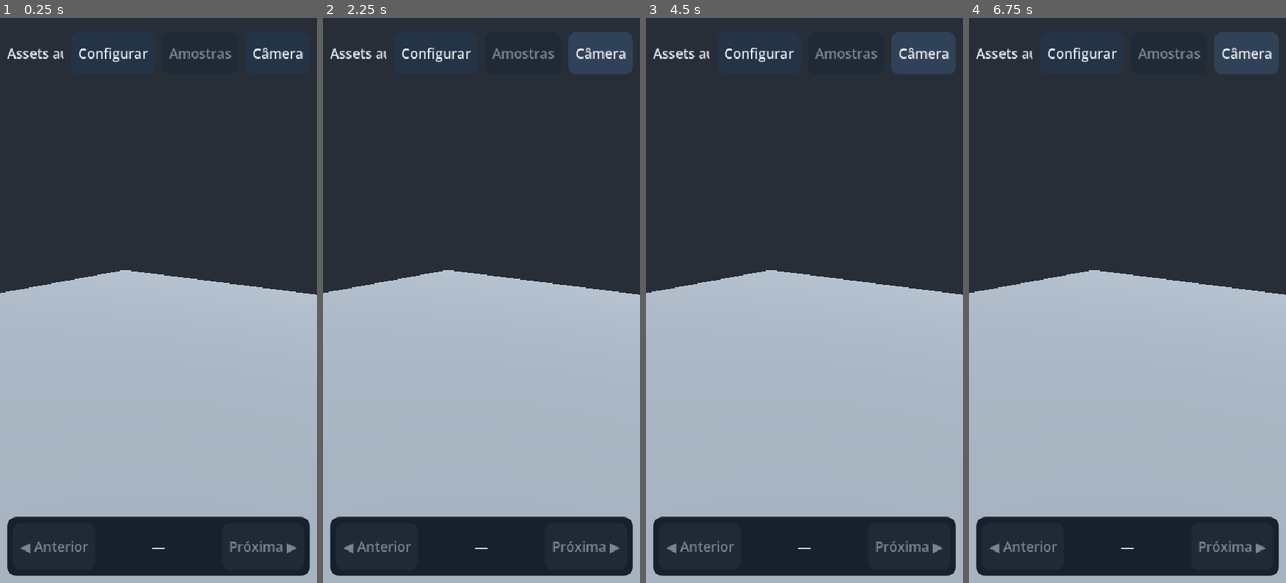
Above: before the commit, frames 1-4 (left to right).
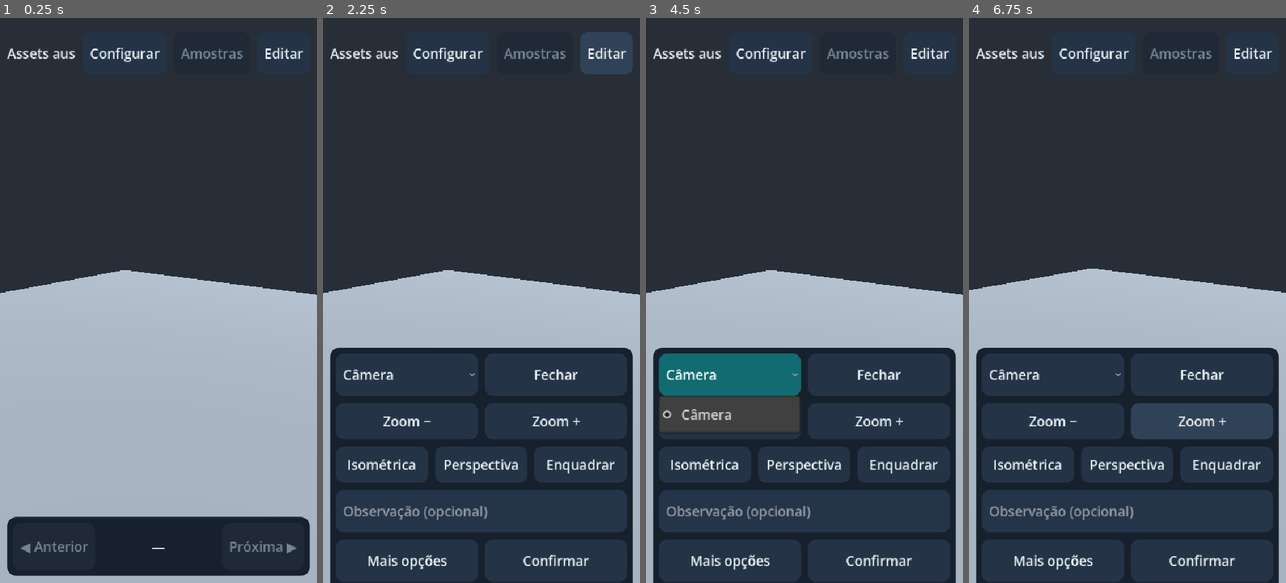
Above: after the commit, the same moments.

Repository: pabloerlis/MyGame
Game: Godot game, scene res://lab/lab_room.tscn
The game is run twice, just before and just after one commit, with the same random seed, the same clock (stepped at 60 frames per second) and the same inputs.
Inputs (mouse positions are in pixels of both pictures, inside the frame that each line leads up to):
- Up to frame 1 (0.25 s): no input
- Up to frame 2 (2.25 s): click "Configurar" at 0.5 s; click "Voltar à sala" at 1.25 s; click (601, 51) at 2 s, where only the run before the commit has a clickable "Câmera"
- Up to frame 3 (4.5 s): click (928, 51) at 2.75 s, where only the run after the commit has a clickable "Editar"; click (924, 51) at 3.5 s, where only the run before the commit has a clickable "Câmera"; click "Câmera" at 4.25 s
- Up to frame 4 (6.75 s): click (1203, 373) at 5 s, where only the run after the commit has a clickable "Fechar"; click (1251, 51) at 5.75 s, where only the run after the commit has a clickable "Editar"; click "Câmera" (after the commit: "Zoom +") at 6.5 s

The runs differ from the first frame. In frame 1, 0.7% of the frame differs, in the area x 20-96%, y 5-8%; in frame 2, 36%; in frame 3, 36%; in frame 4, 36%, in the area x 0-100%, y 2-100%.

Commit message:
feat(lab): contextual mobile controls and confirmed feedback outbox (alpha.25)

Diff:
--- a/game/lab/lab_room.gd
+++ b/game/lab/lab_room.gd
@@ -12,6 +12,17 @@
 var demo_entries: Array = []
 var demo_gallery_button: Button
 var demo_closeup: Button
+var quick_panel: PanelContainer
+var quick_body: VBoxContainer
+var quick_target: OptionButton
+var quick_notes: LineEdit
+var quick_status: Label
+var quick_before := {}
+var quick_token: LineEdit
+var quick_request: HTTPRequest
+var quick_outbox: Array = []
+var quick_pending_id := ""
+const QUICK_OUTBOX := "user://confirmed-feedback-v1.json"
 var isometric_view := false
 var fine_grip: CheckButton
 var demo_position_key := ""
@@ -224,6 +235,7 @@
 	_load_context_ik_profiles()
 	_load_warp_profiles()
 	_load_reviews()
+	_load_quick_outbox()
 	var file := FileAccess.open("res://assets/runtime/catalog.json", FileAccess.READ)
 	if file == null:
 		status.text = "Assets ausentes. Execute o pipeline de aquisição."
@@ -304,15 +316,9 @@
 	demo_gallery.hide()
 	demo_gallery.item_selected.connect(_choose_demo_gallery)
 	var reset := Button.new()
-	reset.text = "Câmera"
+	reset.text = "Editar"
 	top.add_child(reset)
-	reset.pressed.connect(func():
-		yaw = 0.65
-		pitch = 0.24
-		focus = item_focus if item_mode else Vector3(0, 1, 0)
-		distance = item_distance if item_mode else 4.0
-		_update_camera()
-	)
+	reset.pressed.connect(_open_quick_menu)
 	# Persistent transport: independent of the collapsible catalog.
 	var nav := PanelContainer.new()
 	root.add_child(nav)
@@ -344,6 +350,7 @@
 	next_button.disabled = true
 	nav_row.add_child(next_button)
 	next_button.pressed.connect(func(): _step_clip(1))
+	_create_quick_menu(root)
 	# Separate full-screen settings page. The 3D room is never reloaded.
 	catalog_panel = PanelContainer.new()
 	root.add_child(catalog_panel)
@@ -685,6 +692,8 @@
 	parent.add_child(hint)
 
 func _set_settings(open: bool) -> void:
+	if open and is_instance_valid(quick_panel):
+		quick_panel.hide()
 	var was_open := settings_open
 	settings_open = open
 	if not open:
@@ -1764,6 +1773,18 @@
 	add.text = "Registrar teste atual"
 	parent.add_child(add)
 	add.pressed.connect(_record_review)
+	var token_hint := Label.new()
+	token_hint.text = "Envio GitHub: token fine-grained do MyGame com Issues: Read and write. Só fica nesta sessão."
+	token_hint.autowrap_mode = TextServer.AUTOWRAP_WORD_SMART
+	parent.add_child(token_hint)
+	quick_token = LineEdit.new()
+	quick_token.secret = true
+	quick_token.placeholder_text = "Token de sessão (opcional)"
+	parent.add_child(quick_token)
+	var send := Button.new()
+	send.text = "Enviar próxima edição confirmada"
+	parent.add_child(send)
+	send.pressed.connect(_send_quick_feedback)
 	var export := Button.new()
 	export.text = "Exportar JSON"
 	parent.add_child(export)
@@ -2893,3 +2914,226 @@
 	_apply_context_scale()
 	_refresh_scale_controls(1)
 	_replay()
+
+# Contextual mobile editing: preview in the room, explicit confirmation for transmission.
+func _create_quick_menu(root: Control) -> void:
+	quick_panel = PanelContainer.new()
+	root.add_child(quick_panel)
+	quick_panel.set_anchors_and_offsets_preset(Control.PRESET_BOTTOM_WIDE)
+	quick_panel.offset_left = 12
+	quick_panel.offset_right = -12
+	quick_panel.offset_top = -400
+	quick_panel.offset_bottom = -16
+	var layout := VBoxContainer.new()
+	quick_panel.add_child(layout)
+	var header := HBoxContainer.new()
+	layout.add_child(header)
+	quick_target = OptionButton.new()
+	quick_target.size_flags_horizontal = Control.SIZE_EXPAND_FILL
+	header.add_child(quick_target)
+	quick_target.item_selected.connect(func(_index): _rebuild_quick_controls())
+	_quick_button(header, "Fechar", _close_quick_menu)
+	quick_body = VBoxContainer.new()
+	layout.add_child(quick_body)
+	quick_notes = LineEdit.new()
+	quick_notes.placeholder_text = "Observação (opcional)"
+	layout.add_child(quick_notes)
+	var actions := HBoxContainer.new()
+	layout.add_child(actions)
+	_quick_button(actions, "Mais opções", func():
+		_close_quick_menu()
+		_set_settings(true)
+	)
+	_quick_button(actions, "Confirmar", _confirm_quick_feedback)
+	quick_status = Label.new()
+	quick_status.autowrap_mode = TextServer.AUTOWRAP_WORD_SMART
+	layout.add_child(quick_status)
+	quick_panel.hide()
+	quick_request = HTTPRequest.new()
+	quick_request.timeout = 25.0
+	add_child(quick_request)
+	quick_request.request_completed.connect(_quick_response)
+
+func _quick_button(parent: Control, title: String, action: Callable) -> Button:
+	var button := Button.new()
+	button.text = title
+	button.custom_minimum_size.y = 62
+	button.size_flags_horizontal = Control.SIZE_EXPAND_FILL
+	parent.add_child(button)
+	button.pressed.connect(action)
+	return button
+
+func _open_quick_menu() -> void:
+	if quick_panel.visible:
+		_close_quick_menu()
+		return
+	quick_before = _review_entry()
+	quick_notes.text = ""
+	quick_target.clear()
+	quick_target.add_item("Câmera", 0)
+	if item_mode:
+		quick_target.add_item("Peça", 4)
+	else:
+		if is_instance_valid(player):
+			quick_target.add_item("Movimento", 1)
+		if is_instance_valid(grip):
+			quick_target.add_item("Equipamento", 2)
+		if is_instance_valid(context_root):
+			quick_target.add_item("Objeto", 3)
+	quick_target.select(0)
+	_rebuild_quick_controls()
+	quick_status.text = "%d confirmações pendentes" % quick_outbox.size()
+	hud_nav.hide()
+	quick_panel.show()
+
+func _close_quick_menu() -> void:
+	quick_panel.hide()
+	hud_nav.visible = not settings_open
+
+func _quick_row() -> HBoxContainer:
+	var row := HBoxContainer.new()
+	quick_body.add_child(row)
+	return row
+
+func _rebuild_quick_controls() -> void:
+	for child in quick_body.get_children():
+		quick_body.remove_child(child)
+		child.queue_free()
+	var target := quick_target.get_selected_id()
+	var row := _quick_row()
+	match target:
+		0:
+			_quick_button(row, "Zoom −", func(): _quick_zoom(1.2))
+			_quick_button(row, "Zoom +", func(): _quick_zoom(1.0 / 1.2))
+			row = _quick_row()
+			_quick_button(row, "Isométrica", func():
+				if not item_mode:
+					isometric_view = true
+					yaw = PI / 4.0
+					pitch = atan(1.0 / sqrt(2.0))
+					_update_camera()
+			)
+			_quick_button(row, "Perspectiva", func():
+				isometric_view = false
+				_update_camera()
+			)
+			_quick_button(row, "Enquadrar", func():
+				focus = item_focus if item_mode else Vector3(0, 1, 0)
+				distance = item_distance if item_mode else 4.0
+				_update_camera()
+			)
+		1:
+			_quick_button(row, "Pausar", func(): player.pause())
+			_quick_button(row, "Reproduzir", _replay)
+			row = _quick_row()
+			_quick_button(row, "− 1 quadro", _step_time.bind(-1))
+			_quick_button(row, "+ 1 quadro", _step_time.bind(1))
+		2, 3, 4:
+			var axis := OptionButton.new()
+			for label in (["X", "Y", "Z", "Rot. X", "Rot. Y", "Rot. Z"] if target == 2 else ["X", "Y", "Z"]):
+				axis.add_item(label)
+			row.add_child(axis)
+			axis.size_flags_horizontal = Control.SIZE_EXPAND_FILL
+			_quick_button(row, "−", _quick_nudge.bind(target, axis, -1))
+			_quick_button(row, "+", _quick_nudge.bind(target, axis, 1))
+			row = _quick_row()
+			_quick_button(row, "Tamanho −", _quick_scale.bind(target, 0.95))
+			_quick_button(row, "Tamanho +", _quick_scale.bind(target, 1.05))
+
+func _quick_zoom(factor: float) -> void:
+	distance = clampf(distance * factor, 0.15, 12.0)
+	_update_camera()
+
+func _quick_nudge(target: int, axis: OptionButton, direction: int) -> void:
+	if target == 2:
+		axis_picker.select(axis.selected)
+		fine_grip.button_pressed = true
+		_adjust_grip(direction)
+	elif target == 3:
+		context_axis.select(axis.selected)
+		_adjust_context(direction)
+	elif target == 4:
+		var picker: OptionButton = scale_controls[0]["axis"]
+		picker.select(axis.selected + 1)
+		var scale_now := _object_scale(item_index)
+		_set_object_scale(scale_now[axis.selected] * 100.0 + direction * 1.0, 0)
+
+func _quick_scale(target: int, factor: float) -> void:
+	if target == 2 and is_instance_valid(grip):
+		_set_equipped_scale(grip.scale.x * factor * 100.0)
+	elif target in [3, 4]:
+		var index := 1 if target == 3 else 0
+		var picker: OptionButton = scale_controls[index]["axis"]
+		picker.select(0)
+		var scale_now := _object_scale(_scale_record_index(index))
+		_set_object_scale(scale_now.x * factor * 100.0, index)
+
+func _load_quick_outbox() -> void:
+	if FileAccess.file_exists(QUICK_OUTBOX):
+		var value: Variant = JSON.parse_string(FileAccess.get_file_as_string(QUICK_OUTBOX))
+		if value is Array:
+			quick_outbox = value
+
+func _save_quick_outbox() -> bool:
+	var file := FileAccess.open(QUICK_OUTBOX, FileAccess.WRITE)
+	if file == null:
+		return false
+	file.store_string(JSON.stringify(quick_outbox))
+	file.close()
+	return true
+
+func _confirm_quick_feedback() -> void:
+	var after := _review_entry()
+	after["notes"] = quick_notes.text
+	var id := Crypto.new().generate_random_bytes(16).hex_encode()
+	var entry := {"schemaVersion": 1, "id": id, "before": quick_before.duplicate(true), "after": after}
+	quick_outbox.append(entry)
+	if not _save_quick_outbox():
+		quick_outbox.pop_back()
+		quick_status.text = "Falha ao salvar confirmação."
+		return
+	quick_before = after
+	quick_notes.text = ""
+	quick_status.text = "Confirmado. %d na fila." % quick_outbox.size()
+	if is_instance_valid(quick_token) and not quick_token.text.strip_edges().is_empty():
+		_send_quick_feedback()
+	else:
+		quick_status.text += " Configure o envio em Revisão."
+
+func _send_quick_feedback() -> void:
+	if not quick_pending_id.is_empty():
+		return
+	if quick_outbox.is_empty():
+		review_status.text = "Nenhuma confirmação pendente."
+		return
+	var token := quick_token.text.strip_edges()
+	if token.is_empty() or token.contains("\n") or token.contains("\r"):
+		review_status.text = "Informe um token válido na sessão."
+		return
+	var entry: Dictionary = quick_outbox[0]
+	var body := "Feedback confirmado no MyGame Lab. ID: " + str(entry["id"]) + "\n\n```json\n" + JSON.stringify(entry, "\t") + "\n```"
+	if body.length() > 60000:
+		review_status.text = "Feedback excede o limite da Issue. Preserve o JSON local."
+		return
+	var payload := JSON.stringify({"title": "Lab feedback " + str(entry["id"]), "body": body})
+	quick_pending_id = str(entry["id"])
+	var headers := PackedStringArray(["Authorization: Bearer " + token, "Accept: application/vnd.github+json", "Content-Type: application/json", "X-GitHub-Api-Version: 2022-11-28"])
+	var err := quick_request.request("https://api.github.com/repos/pabloerlis/MyGame/issues", headers, HTTPClient.METHOD_POST, payload)
+	if err != OK:
+		quick_pending_id = ""
+		review_status.text = "Falha de conexão. Confirmação mantida na fila."
+	else:
+		review_status.text = "Enviando confirmação…"
+
+func _quick_response(result: int, response_code: int, _headers: PackedStringArray, _body: PackedByteArray) -> void:
+	if result == HTTPRequest.RESULT_SUCCESS and response_code == 201 and not quick_outbox.is_empty() and str(quick_outbox[0]["id"]) == quick_pending_id:
+		var sent: Variant = quick_outbox.pop_front()
+		if _save_quick_outbox():
+			review_status.text = "Feedback recebido pelo GitHub. Restam %d." % quick_outbox.size()
+		else:
+			quick_outbox.push_front(sent)
+			review_status.text = "GitHub recebeu; falha ao atualizar fila local. Evite reenviar."
+	else:
+		review_status.text = "Envio não confirmado (HTTP %d). Mantido na fila." % response_code
+	quick_pending_id = ""
+	quick_status.text = review_status.text
--- a/game/project.godot
+++ b/game/project.godot
@@ -3,7 +3,7 @@
 
 [application]
 config/name="MyGame Lab"
-config/version="0.1.0-alpha.24"
+config/version="0.1.0-alpha.25"
 run/main_scene="res://lab/lab_room.tscn"
 config/icon="res://branding/erlis.png"
 boot_splash/show_image=true
Not shown, changed: game/export_presets.cfg
Not shown, added: docs/08-lab-atualizavel.md
